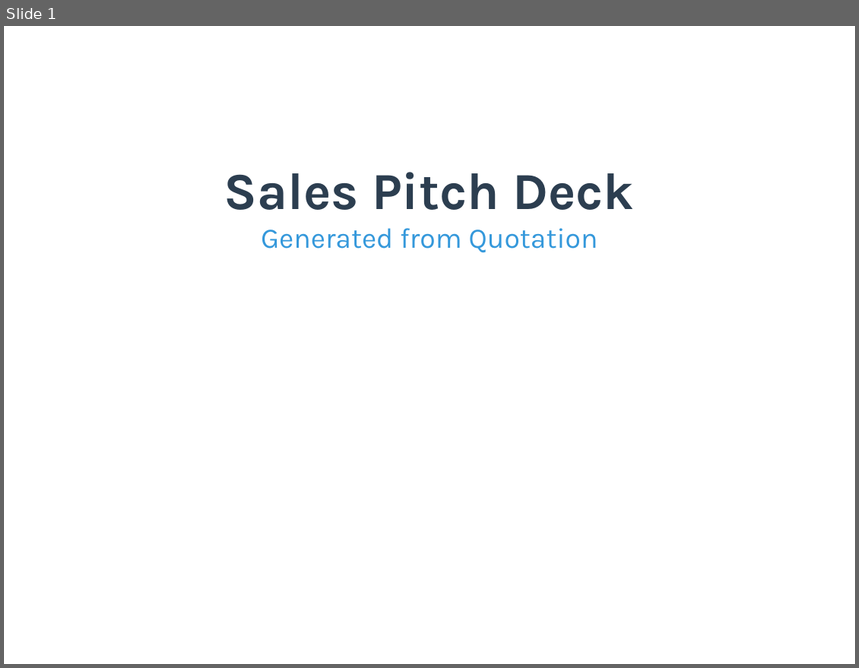
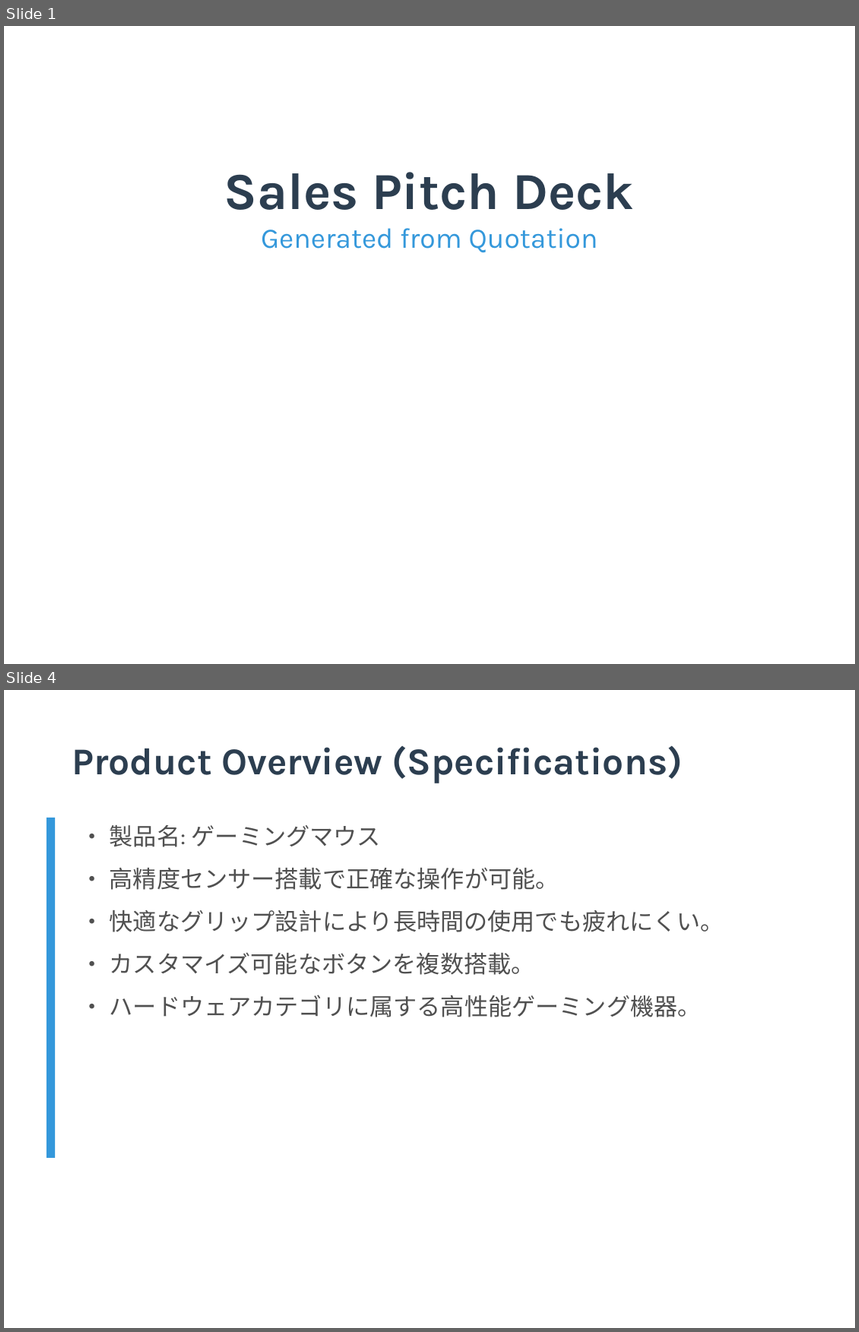
Before and after one commit to TejasGupta-27/b2b-sales-backend, a slide deck: Data/pitch_decks/pitch_deck_001.pptx. Shown one above the other, each under a label of ours: slide 1 before the commit, slides 1 and 4 after it; the slides between them are not shown. The pictures are 859x668 and 859x1332 pixels, drawn with LibreOffice and Linux fonts; fonts in the diff are those of the drawing; background and template pictures are left out. Boxes give left, top, right and bottom in pixels: in the first picture for what was removed or moved away, otherwise in the second. Text is boxed around its words. In the diff, an @@ line names an element or a change of style, - is before the commit and + after.

```diff
--- a/Data/pitch_decks/pitch_deck_001.pptx
+++ b/Data/pitch_decks/pitch_deck_001.pptx
@@ slide 4 added at [4,690,855,1328], background #FFFFFF @@
@@ text added at [72,745,683,783], 32 pt, text #2C3E50, bold @@
+Product Overview (Specifications)
@@ rectangle added at [47,818,55,1158], fill #3498DB @@
@@ text added at [110,825,724,1018], 20 pt, text #505050 @@
+• 製品名: ゲーミングマウス
+• 高精度センサー搭載で正確な操作が可能。
+• 快適なグリップ設計により長時間の使用でも疲れにくい。
+• カスタマイズ可能なボタンを複数搭載。
+• ハードウェアカテゴリに属する高性能ゲーミング機器。
```
Also in this commit, not shown: 1 slide changed, 7 other slides added, 8 slides removed, 31 other files.
